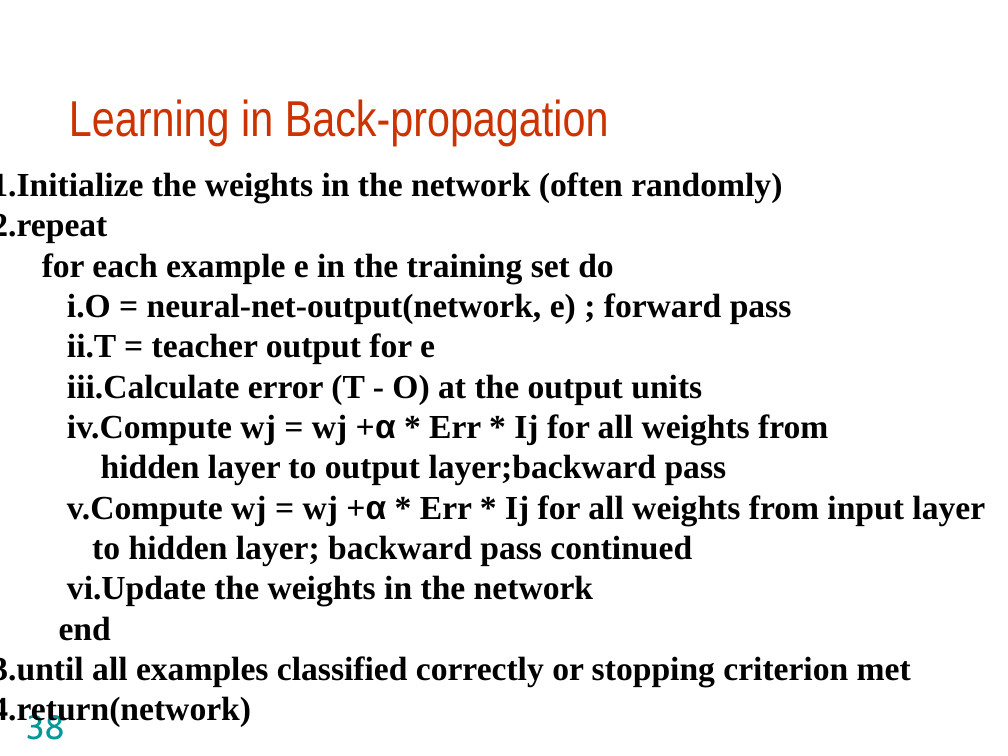
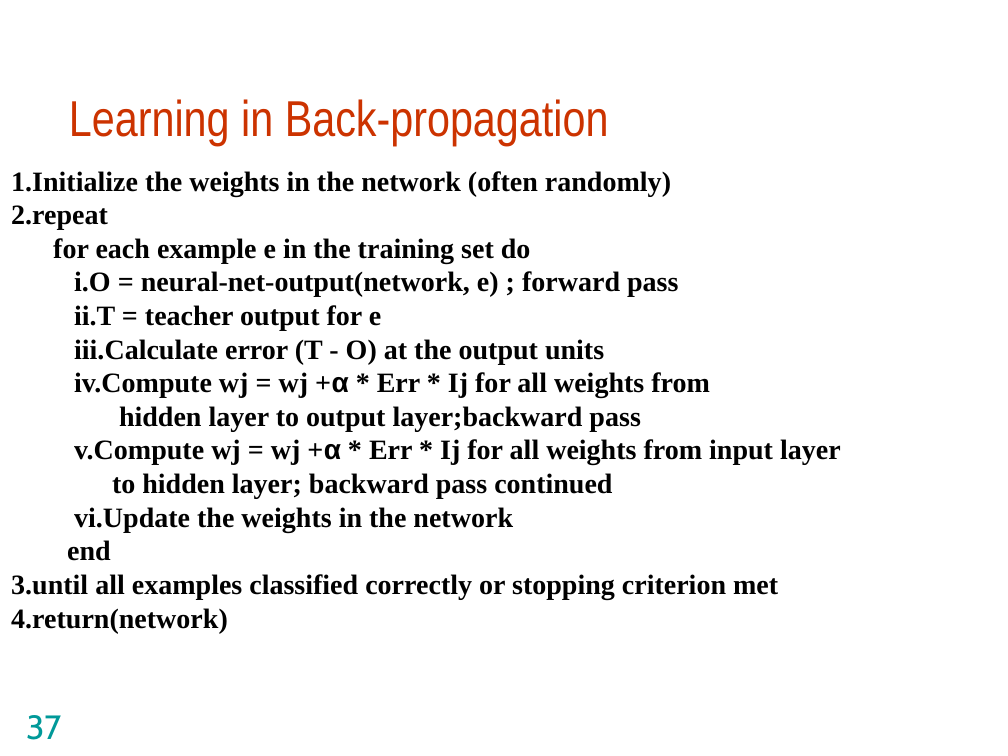
Before and after one commit to sireeshacse/machinelearning, a slide deck: slide 37 of Lecture Notes/4_ANNs.ppt (slide 38 before the commit). Drawn at 1008x756 pixels with LibreOffice and Linux fonts; fonts in the diff are those of the drawing; background and template pictures are left out. Boxes give left, top, right and bottom in pixels: in the first picture for what was removed or moved away, otherwise in the second. Text is boxed around its words. In the diff, an @@ line names an element or a change of style, - is before the commit and + after.

```diff
--- a/Lecture Notes/4_ANNs.ppt
+++ b/Lecture Notes/4_ANNs.ppt
@@ text "1.Initialize the weights in the ...": place and size @@
-text "1.Initialize the weights in the ..." at bbox=[0, 172, 985, 727]
+text "1.Initialize the weights in the ..." at bbox=[11, 171, 841, 633]
@@ text "1.Initialize the weights in the ..." at bbox=[11, 171, 841, 633]: size 24 to 20 pt @@
@@ page number at bbox=[26, 715, 61, 740]: text changed @@
-38
+37
```
Also in this commit, not shown: 6 other slides changed, 3 slides removed, 4 other files.
